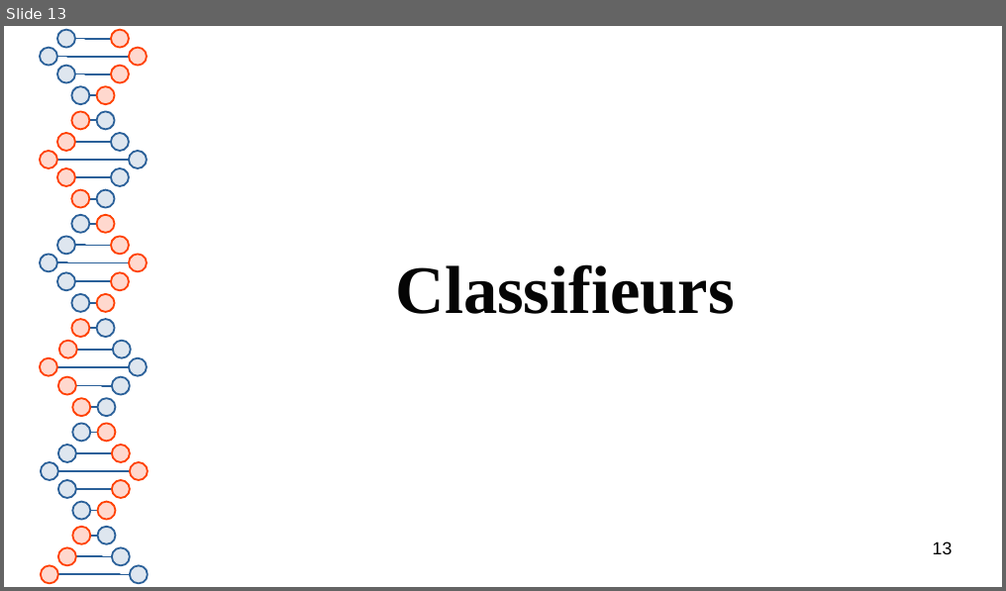
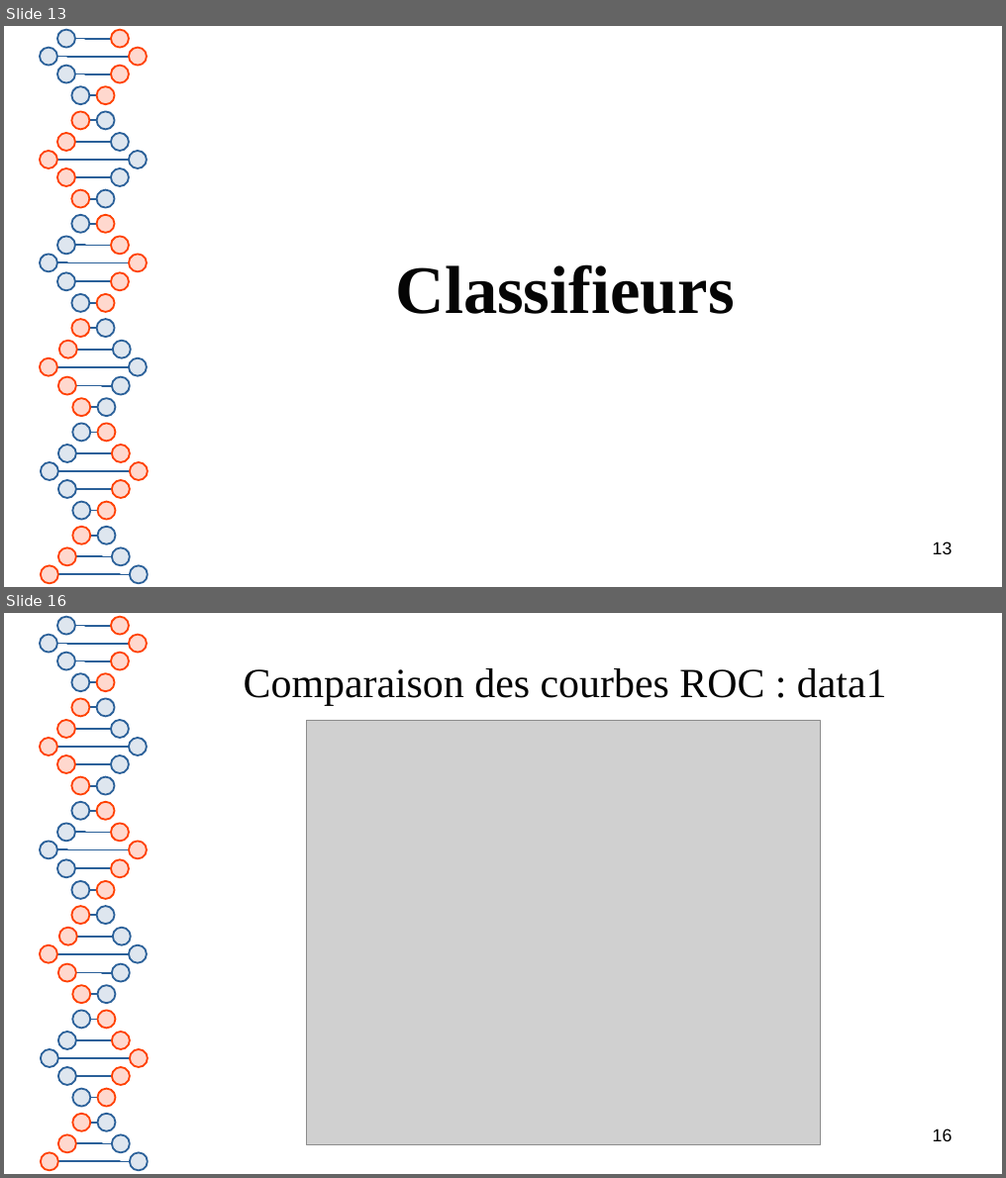
Before and after one commit to Polytech-E2I/data-processing, a slide deck: Projet1/report.odp. Shown one above the other, each under a label of ours: slide 13 before the commit, slides 13 and 16 after it; the slides between them are not shown. The pictures are 1006x591 and 1006x1178 pixels, drawn with LibreOffice and Linux fonts; fonts in the diff are those of the drawing; grey boxes stand for pictures. Boxes give left, top, right and bottom in pixels: in the first picture for what was removed or moved away, otherwise in the second. Text is boxed around its words. In the diff, an @@ line names an element or a change of style, - is before the commit and + after.

```diff
--- a/Projet1/report.odp
+++ b/Projet1/report.odp
@@ slide 16 added at (4, 613, 1002, 1174), background #FFFFFF; not listed: 81 template elements that a slide beside it also shows @@
@@ title added at (244, 668, 887, 705), 33 pt, text #050505 @@
+Comparaison des courbes ROC : data1
@@ picture added at (307, 720, 821, 1146) @@
@@ page number added at (933, 1129, 952, 1142), 14 pt, text #000000 @@
+16
```
Also in this commit, not shown: 2 slides changed, 5 other slides added, 3 other files.
